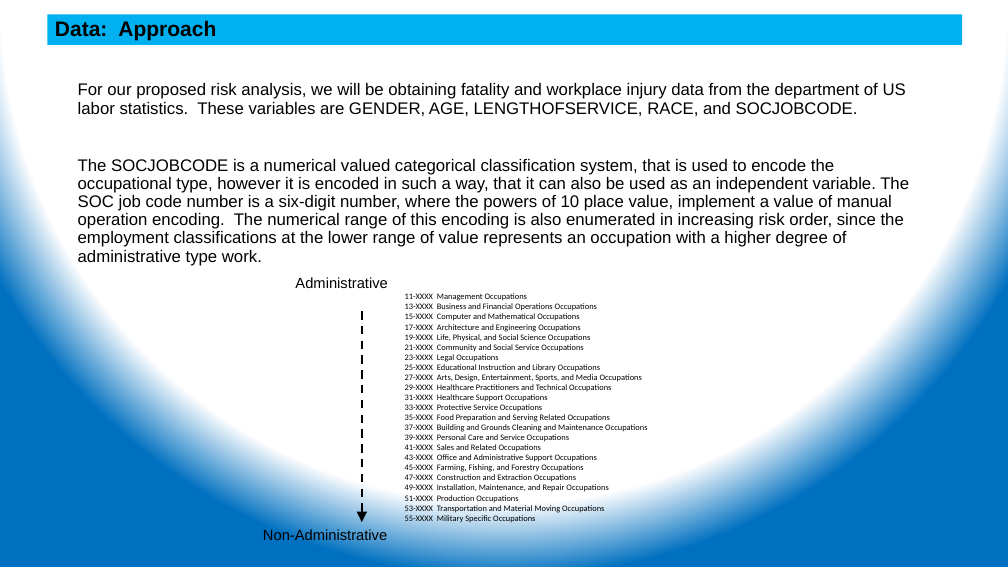
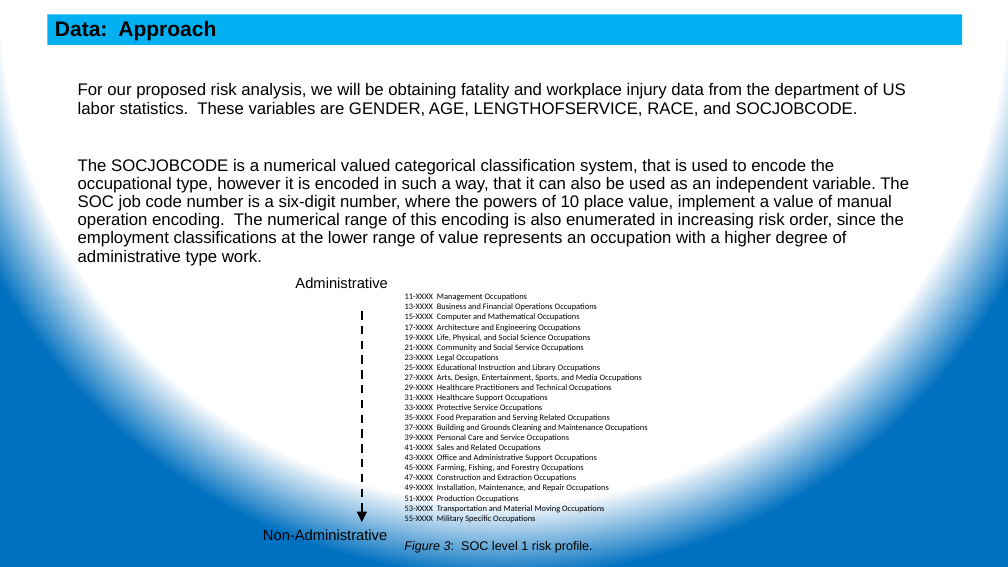
Before and after one commit to ehsintegration/yfd-phd-bls-data, a slide deck: slide 13 of D2-documentation/YennyF.Diaz-Risk Percep Injuries_CommitteeUdate 04-20-2021.pptx. Drawn at 1008x567 pixels with LibreOffice and Linux fonts; fonts in the diff are those of the drawing. Boxes give left, top, right and bottom in pixels: in the first picture for what was removed or moved away, otherwise in the second. Text is boxed around its words. In the diff, an @@ line names an element or a change of style, - is before the commit and + after.

```diff
--- a/D2-documentation/YennyF.Diaz-Risk Percep Injuries_CommitteeUdate 04-20-2021.pptx
+++ b/D2-documentation/YennyF.Diaz-Risk Percep Injuries_CommitteeUdate 04-20-2021.pptx
@@ text added at [404, 540, 593, 553], 12 pt, text #000000 @@
+Figure 3: SOC level 1 risk profile.
```
Also in this commit, not shown: 25 other slides changed, 1 slide removed.
